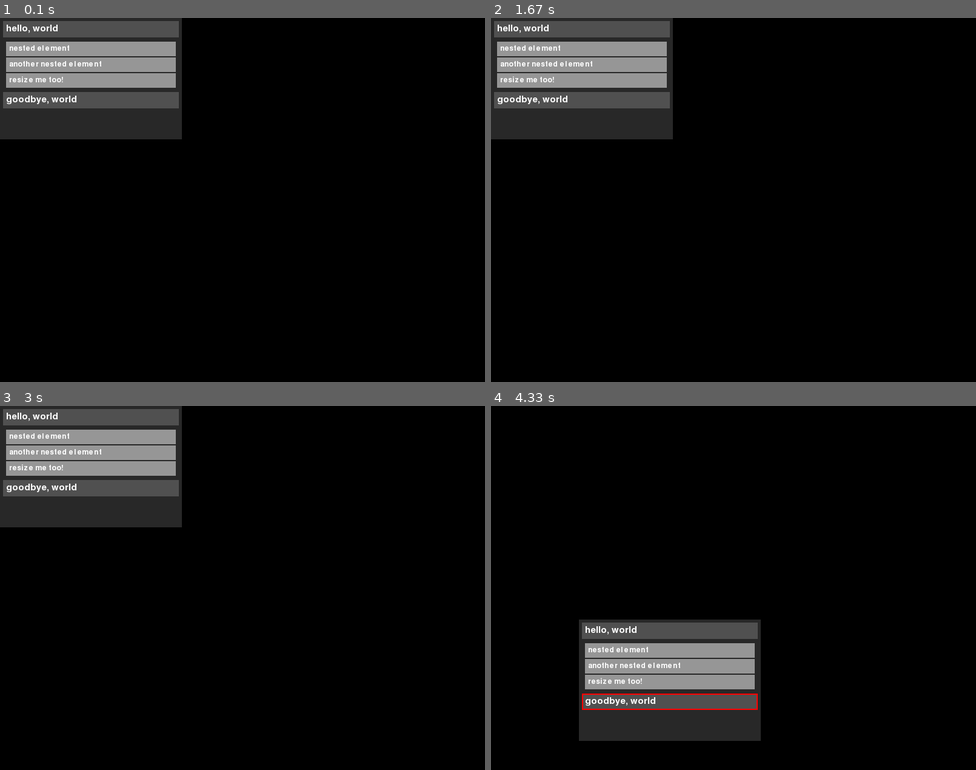
Above: before the commit, frames 1-4 (two rows, left to right).
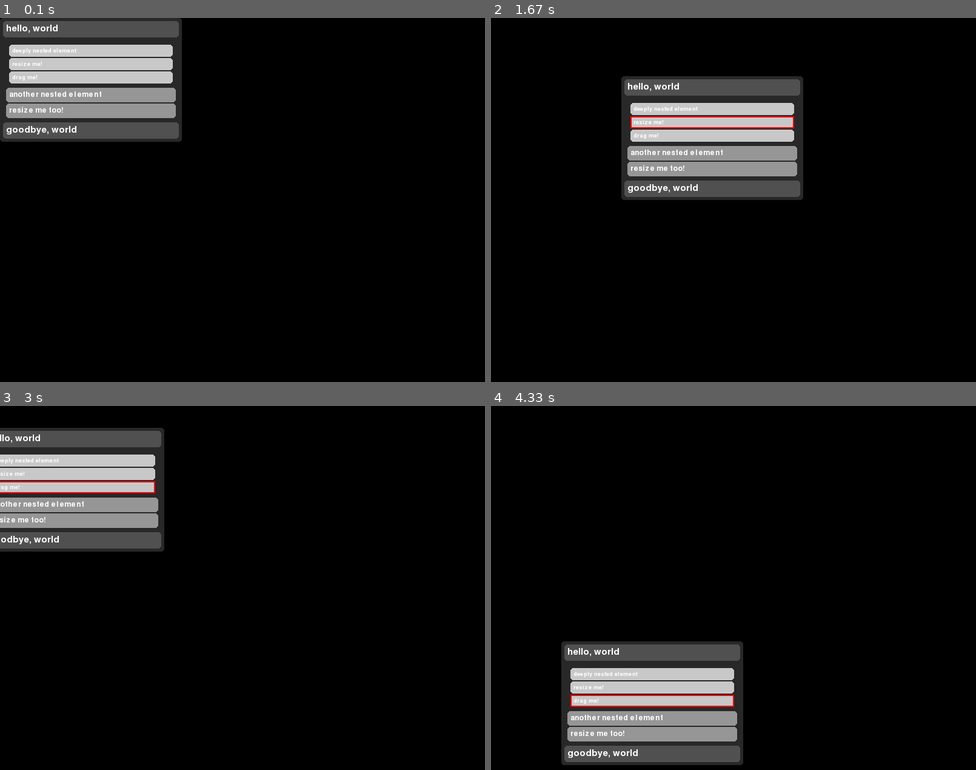
Above: after the commit, the same moments.

Repository: BradleyPleasant/PygameGUI
Game: pygame game, started from V0.3 Playground.py
Two runs of this game, one before a commit and one after it. Both use one fixed random seed, a clock stepped at 60 frames per second and the inputs below.
Inputs (mouse positions are in pixels of both pictures, inside the frame that each line leads up to):
- Up to frame 1 (0.1 s): no input
- Up to frame 2 (1.67 s): press the mouse at (583, 79) at 0.37 s; move the mouse to (665, 192) at 0.47 s; release the mouse at (748, 309) at 0.6 s; press the mouse at (748, 309) at 0.7 s; move the mouse to (660, 210) at 0.8 s; release the mouse at (568, 112) at 0.93 s; press the mouse at (578, 112) at 1.03 s; move the mouse to (646, 127) at 1.13 s; release the mouse at (718, 138) at 1.27 s; click (665, 123) at 1.38 s
- Up to frame 3 (3 s): press the mouse at (174, 511) at 1.7 s; move the mouse to (203, 617) at 1.8 s; release the mouse at (232, 719) at 1.93 s; click (184, 537) at 2.05 s; press the mouse at (184, 537) at 2.37 s; move the mouse to (198, 544) at 2.47 s; release the mouse at (213, 555) at 2.6 s; press the mouse at (223, 526) at 2.7 s; move the mouse to (145, 507) at 2.8 s; release the mouse at (72, 489) at 2.93 s
- Up to frame 4 (4.33 s): press the mouse at (714, 526) at 3.03 s; move the mouse to (670, 577) at 3.13 s; release the mouse at (626, 624) at 3.27 s; press the mouse at (573, 489) at 3.37 s; move the mouse to (694, 493) at 3.47 s; release the mouse at (815, 493) at 3.6 s; press the mouse at (806, 493) at 3.7 s; move the mouse to (723, 569) at 3.8 s; release the mouse at (636, 646) at 3.93 s; press the mouse at (636, 646) at 4.03 s; move the mouse to (646, 675) at 4.13 s; release the mouse at (651, 704) at 4.27 s

The runs differ from the first frame. In frame 1, 9.1% of the frame differs, in the area x 0-38%, y 0-34%; in frame 2, 23%, in the area x 0-65%, y 0-50%; in frame 3, 14%; in frame 4, 15%.

Commit message:
More fixes and changes

Diff:
--- a/PyUi/Element.py
+++ b/PyUi/Element.py
@@ -1,5 +1,6 @@
 # Element.py
 import pygame
+
 
 class Element(pygame.FRect):
     app = None
@@ -10,6 +11,7 @@
     input: object
     children: list["Element"]
     root: "Element|None"
+    min_size: tuple[float, float] = (0, 0)
 
     def __init__(self, parent: "Element|None" = None, layout = None, graphics = None, input = None):
         # use a Rect instance on the element rather than subclassing it
@@ -44,10 +46,23 @@
                 return result
         return self
 
-
     def get_lowest_selectable_parent(self) -> "Element | None":
-        if self.input:
+        if self.input and self.input.selectable:
             return self
         if self.parent is not None:
             return self.parent.get_lowest_selectable_parent()
         return None
+
+    def element_padding(self) -> int:
+        if self.layout and hasattr(self.layout, 'element_padding'):
+            return self.layout.element_padding
+        if self.parent:
+            return self.parent.element_padding()
+        return 0
+
+    def child_padding(self) -> int:
+        if self.layout and hasattr(self.layout, 'child_padding'):
+            return self.layout.child_padding
+        if self.parent:
+            return self.parent.child_padding()
+        return 0
--- a/PyUi/Graphics.py
+++ b/PyUi/Graphics.py
@@ -5,10 +5,11 @@
 import random
 
 class Graphics:
-    def __init__(self, background_color = None):
+    def __init__(self, background_color = None, border_radius: int = 5):
         self.surface: Surface|None = None
         self._cached_for: Element|None = None
         self.background_color = background_color
+        self.border_radius = border_radius
 
     def draw(self, element: Element) -> Surface:
         # default draw returns a small transparent surface instead of an opaque black
@@ -50,7 +51,7 @@
             if getattr(el, 'graphics', None):
                 bg = el.graphics.background_color
             if bg is not None:
-                surf.fill(bg)
+                pygame.draw.rect(surf, bg, (0, 0, el.w, el.h), border_radius=self.border_radius)
 
             # draw this element's own content
             if getattr(el, 'graphics', None):
--- /dev/null
+++ b/PyUi/Objects/Button.py
@@ -0,0 +1,20 @@
+from ..Input import Input
+import pygame
+
+
+class Button(Input):
+    def __init__(self, run_on_click=None):
+        super().__init__(selectable=True)
+        self.run_on_click = run_on_click
+    def on_mouse_button_down(self, element, event):
+        pass
+
+    def on_mouse_button_up(self, element, event):
+        element.app.selected = None
+        # if the mouse is still over the button when released, consider it a click
+        if element.global_rect().collidepoint(event.pos):
+            if callable(self.run_on_click):
+                self.run_on_click(element = element)
+
+    def on_mouse_motion(self, element, event):
+        pygame.mouse.set_cursor(pygame.SYSTEM_CURSOR_HAND)
--- a/PyUi/Objects/Label.py
+++ b/PyUi/Objects/Label.py
@@ -20,7 +20,5 @@
         surf = self.font.render(self.text, True, self.color)
         # add padding around the text
         padded_surf = Surface((surf.get_width() + 2 * 5, surf.get_height() + 2 * 5), pygame.SRCALPHA)
-        if self.background_color is not None:
-            padded_surf.fill(self.background_color)
         padded_surf.blit(surf, (5, 5))
         return padded_surf
--- a/PyUi/Objects/ReSizable.py
+++ b/PyUi/Objects/ReSizable.py
@@ -40,8 +40,8 @@
         if parent:
             total_width = max(sibling.width for sibling in parent.children)
             total_height = (sum(sibling.height for sibling in parent.children)
-                            + (parent.layout.child_padding * (len(parent.children) - 1))
-                            + (parent.layout.element_padding * 2))
+                            + (parent.child_padding() * (len(parent.children) - 1))
+                            + (parent.element_padding() * 2))
             if parent.width < total_width:
                 parent.width = total_width
             if parent.height < total_height:
--- a/PyUi/__init__.py
+++ b/PyUi/__init__.py
@@ -4,7 +4,6 @@
 from .Graphics import Graphics
 from .Input import Input
 import pygame
-import os
 
 
 class Application:
@@ -42,7 +41,6 @@
 
                 elif event.type == pygame.MOUSEBUTTONDOWN:
                     if lowest := self.get_lowest_selectable_child(event.pos):
-                        print(lowest)
                         if self.selected is lowest: self.selected = None
                         else: self.selected = lowest
                         lowest.input.on_mouse_button_down(lowest, event)
@@ -50,7 +48,7 @@
 
                 elif event.type == pygame.MOUSEBUTTONUP:
                     if self.selected:
-                        self.selected.input.on_mouse_button_up(self.selected, event)
+                        self.selected.input.on_mouse_button_up(self.selected, event) # diable type checker pycharm
                     elif self.cursor_capture:
                         self.cursor_capture.input.on_mouse_button_up(self.cursor_capture, event)
                     else:
@@ -111,15 +109,10 @@
             if lowest := element.get_lowest_element_at_pos(pos):
                 if lowest_selectable := lowest.get_lowest_selectable_parent():
                     return lowest_selectable
+        return None
 
     def invalidate_recursive(self, element: Element):
         if element.graphics:
-            try:
-                element.graphics.invalidate(element)
-            except Exception:
-                # fallback: clear attributes directly
-                element.graphics.surface = None
-                if hasattr(element.graphics, '_cached_for'):
-                    element.graphics._cached_for = None
+            element.graphics.invalidate(element)
         for child in element.children:
             self.invalidate_recursive(child)
--- a/V0.3 Playground.py
+++ b/V0.3 Playground.py
@@ -3,6 +3,7 @@
 from PyUi.Objects.ReSizable import ReSizable
 from PyUi.Objects.Draggable import Draggable
 from PyUi.Objects.TextField import TextField
+from PyUi.Objects.Button import Button
 
 
 app = Application()
@@ -11,52 +12,64 @@
 root = Element(
     parent = None,
     layout = VerticalLayout(5, 2),
-    # give the root a visible background so you can see its bounds
     graphics = Graphics((40, 40, 40)),
     input = ReSizable()
 )
 
 root_child_1 = Element(
     parent = root,
-    layout = VerticalLayout(5, 2),
-    # label with its own background so it's visible on top of the root
     graphics = Label("hello, world", None, 22, background_color=(80,80,80)),
     input=Draggable()
 )
 
 root_child_2 = Element(
     parent = root,
-    layout = VerticalLayout(5, 2),
     graphics = Graphics(background_color=(80,80,80,0)),
     input = ReSizable()
 )
 
 root_child_2_child_1 = Element(
     parent = root_child_2,
-    layout = VerticalLayout(5, 2),
-    graphics = Label("nested element", None, 18, background_color=(150,150,150)),
+    input=Draggable()
+)
+
+root_child_2_child_1_child_1 = Element(
+    parent = root_child_2_child_1,
+    graphics = Label("deeply nested element", None, 14, background_color=(200,200,200)),
+    input=TextField()
+)
+
+root_child_2_child_1_child_2 = Element(
+    parent = root_child_2_child_1,
+    graphics = Label("resize me!", None, 14, background_color=(200,200,200)),
+    input=ReSizable()
+)
+
+root_child_2_child_1_child_3 = Element(
+    parent = root_child_2_child_1,
+    graphics = Label("drag me!", None, 14, background_color=(200,200,200)),
     input=Draggable()
 )
 
 root_child_2_child_2 = Element(
     parent = root_child_2,
-    layout = VerticalLayout(5, 2),
     graphics = Label("another nested element", None, 18, background_color=(150,150,150)),
     input=TextField()
 )
 
 root_child_2_child_3 = Element(
     parent = root_child_2,
-    layout = VerticalLayout(5, 2),
     graphics = Label("resize me too!", None, 18, background_color=(150,150,150)),
     input=ReSizable()
 )
 
+def click_element(element):
+    print("clicked:", element)
+
 root_child_3 = Element(
     parent = root,
-    layout = VerticalLayout(5, 2),
     graphics = Label("goodbye, world", None, 22, background_color=(80,80,80)),
-    input=Draggable()
+    input=Button(click_element)
 )
 
 root.size = (300, 200)
Not shown, changed: TODO.txt
